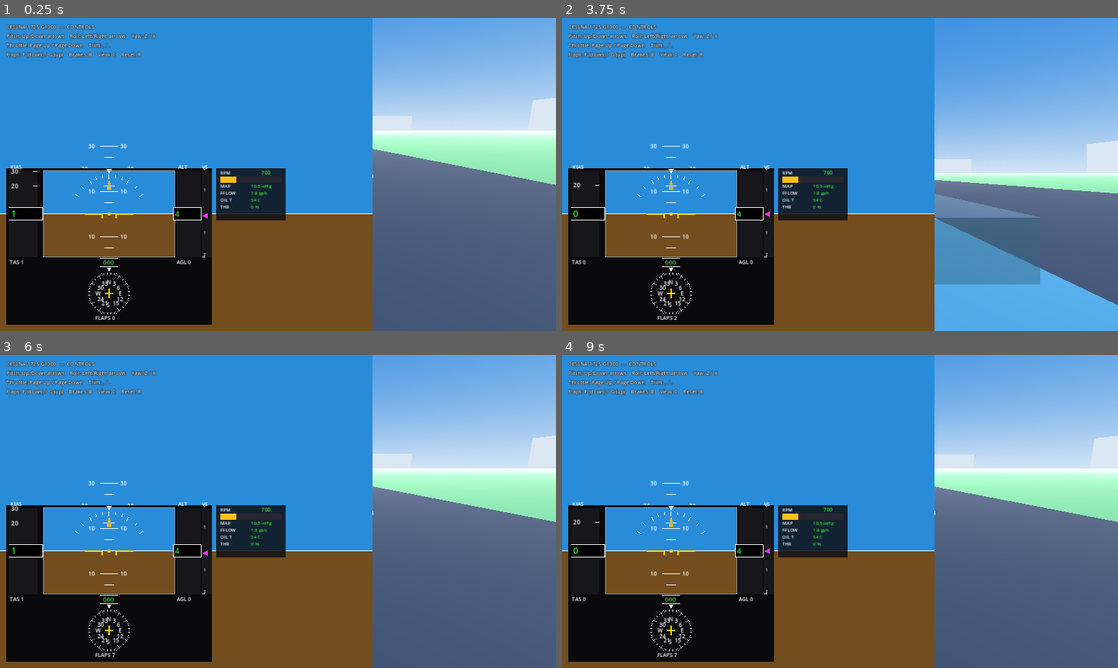
Above: before the commit, frames 1-4 (two rows, left to right).
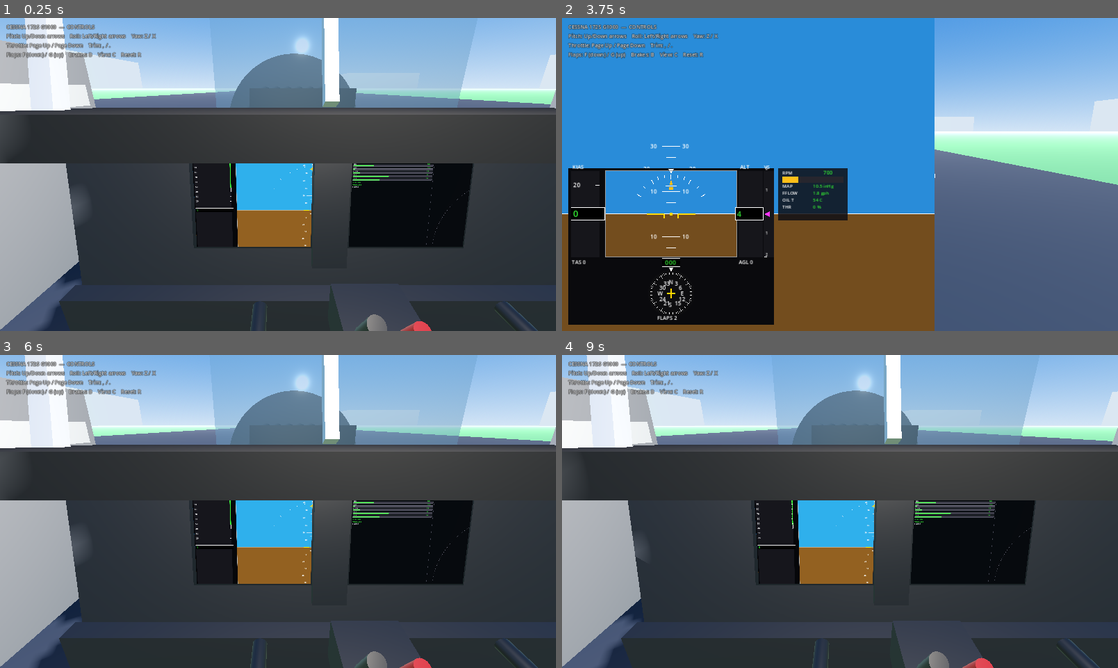
Above: after the commit, the same moments.

Repository: bigcubedata/test
Game: Godot game, scene res://src/Main.tscn
Same seed, same stepped clock (60 frames per second), same inputs: the game is played once before the commit and once after it.
Inputs:
- Up to frame 1 (0.25 s): no input
- Up to frame 2 (3.75 s): hold Up (roll_right) 0.53-1.28 s; tap C (toggle_view) every 0.75 s from 0.6 to 3.6 s; tap Enter at 1.25 s; hold F (flaps_down) 1.28-2.03 s; tap R (reset_aircraft) at 2, 2.75 s; hold Up (roll_right) 2.03-2.78 s; hold G (flaps_up) 2.78-3.53 s; hold Left (roll_left) from 3.53 s (still down)
- Up to frame 3 (6 s): tap R (reset_aircraft) at 4.25, 5.75 s; tap C (toggle_view) at 4.35, 5.1, 5.85 s; release Left (roll_left) at 5.03 s; hold F (flaps_down) 5.03-5.78 s; hold Up (roll_right) from 5.78 s (still down)
- Up to frame 4 (9 s): release Up (roll_right) at 6.53 s; hold G (flaps_up) 6.53-7.28 s; tap C (toggle_view) every 0.75 s from 6.6 to 8.85 s; tap R (reset_aircraft) at 7.25 s; hold Up (roll_right) 7.28-8.03 s; hold F (flaps_down) 8.03-8.78 s; hold Left (roll_left) from 8.78 s (still down)

The runs differ from the first frame. In frame 1, 98% of the frame differs, in the area x 0-100%, y 0-100%; in frame 2, 24%; in frame 3, 98%; in frame 4, 98%.

Commit message:
Add 3D glass cockpit with G1000 PFD/MFD on the panel
Replace the flat 2D instrument overlay with a real 3D cockpit interior
viewed from the pilot's seat:

- Cockpit.gd procedurally builds the instrument panel, glareshield,
  windshield posts/frame, side walls, dual control yokes (animated from
  the live aileron/elevator inputs), and a throttle/mixture quadrant.
- The G1000 PFD and a new MFD are rendered into SubViewports and mapped
  onto quads in the panel as self-lit 3D screens, so the glass cockpit is
  part of the 3D world rather than a screen-space overlay.
- MFD.gd adds an engine-indication column (RPM/MAP/fuel flow/oil/volts)
  and a heading-up moving map showing the aircraft over the runway with a
  range ring and north pointer (needs aircraft world position, now
  published to FlightData).
- Camera defaults to the cockpit eye point looking over the glareshield;
  OverlayManager hides the 2D overlay in cockpit view and restores it for
  external views.

Co-Authored-By: Claude Opus 4.8 <noreply@anthropic.com>
Claude-Session: https://claude.ai/code/session_01BSiwa8xwJ1aRwLCRnRu7pg

Diff:
--- a/src/Main.tscn
+++ b/src/Main.tscn
@@ -6,6 +6,7 @@
 [ext_resource type="Script" path="res://src/world/CameraController.gd" id="4_camera"]
 [ext_resource type="Script" path="res://src/ui/PFD.gd" id="5_pfd"]
 [ext_resource type="Script" path="res://src/ui/EngineStrip.gd" id="6_eis"]
+[ext_resource type="Script" path="res://src/ui/OverlayManager.gd" id="7_overlay"]
 
 [node name="Main" type="Node3D"]
 script = ExtResource("1_main")
@@ -24,6 +25,9 @@
 target_path = NodePath("../Aircraft")
 
 [node name="UI" type="CanvasLayer" parent="."]
+script = ExtResource("7_overlay")
+camera_path = NodePath("../Camera3D")
+hide_in_cockpit = [NodePath("PFD"), NodePath("EngineStrip")]
 
 [node name="PFD" type="Control" parent="UI"]
 anchor_top = 1.0
--- a/src/aircraft/Aircraft.gd
+++ b/src/aircraft/Aircraft.gd
@@ -332,6 +332,8 @@
 	FlightData.manifold_pressure_inhg = engine.manifold_pressure(alt_m)
 	FlightData.oil_temp_c = lerpf(40.0, 95.0, clampf(engine.rpm / C172Engine.MAX_RPM, 0.0, 1.0))
 	FlightData.on_ground = on_ground
+	FlightData.pos_x = state.transform.origin.x
+	FlightData.pos_z = state.transform.origin.z
 
 	# Stall warning fires a few knots above the actual stall (like the reed horn).
 	FlightData.stall_warning = absf(alpha) > (ALPHA_STALL - 0.05) and airspeed > 2.0
--- a/src/aircraft/Aircraft.tscn
+++ b/src/aircraft/Aircraft.tscn
@@ -1,6 +1,7 @@
-[gd_scene load_steps=14 format=3 uid="uid://c172s_aircraft"]
+[gd_scene load_steps=15 format=3 uid="uid://c172s_aircraft"]
 
 [ext_resource type="Script" path="res://src/aircraft/Aircraft.gd" id="1_aircraft"]
+[ext_resource type="Script" path="res://src/aircraft/Cockpit.gd" id="2_cockpit"]
 
 [sub_resource type="StandardMaterial3D" id="mat_white"]
 albedo_color = Color(0.92, 0.92, 0.94, 1)
@@ -94,3 +95,7 @@
 shape = SubResource("shape_body")
 
 [node name="CameraRig" type="Node3D" parent="."]
+
+[node name="Cockpit" type="Node3D" parent="."]
+transform = Transform3D(1, 0, 0, 0, 1, 0, 0, 0, 1, -0.22, 0.45, -1.0)
+script = ExtResource("2_cockpit")
--- /dev/null
+++ b/src/aircraft/Cockpit.gd
@@ -0,0 +1,221 @@
+extends Node3D
+## Procedural 3D cockpit interior for the C172S G1000.
+##
+## Builds the instrument panel, glareshield, windshield posts, control yoke and
+## throttle quadrant from primitives, and mounts the G1000 PFD and MFD as real
+## 3D screens: each instrument Control is rendered into a SubViewport whose
+## texture is mapped onto a quad in the panel (so the glass cockpit is part of
+## the 3D world, not a flat overlay). The node is a child of the Aircraft, so
+## the whole cockpit moves and banks rigidly with the airframe.
+##
+## Local frame: origin = pilot eye point, forward = -Z, up = +Y, right = +X.
+
+const PFD_SCRIPT := preload("res://src/ui/PFD.gd")
+const MFD_SCRIPT := preload("res://src/ui/MFD.gd")
+
+var _aircraft: Node
+var _yoke: Node3D
+var _yoke_l: Node3D
+
+
+func _ready() -> void:
+	_aircraft = get_parent()
+	_build_structure()
+	_build_panel()
+	_build_screens()
+	_build_yokes()
+	_build_pedestal()
+	_build_lighting()
+
+
+# --------------------------------------------------------------------------
+#  Helpers
+# --------------------------------------------------------------------------
+func _mat(color: Color, rough := 0.6, metal := 0.0) -> StandardMaterial3D:
+	var m := StandardMaterial3D.new()
+	m.albedo_color = color
+	m.roughness = rough
+	m.metallic = metal
+	return m
+
+func _box(sz: Vector3, pos: Vector3, mat: StandardMaterial3D, rot := Vector3.ZERO, parent: Node = null) -> MeshInstance3D:
+	var mi := MeshInstance3D.new()
+	var mesh := BoxMesh.new()
+	mesh.size = sz
+	mi.mesh = mesh
+	mi.material_override = mat
+	mi.position = pos
+	mi.rotation = rot
+	(parent if parent else self).add_child(mi)
+	return mi
+
+func _cyl(radius: float, height: float, pos: Vector3, mat: StandardMaterial3D, rot := Vector3.ZERO, parent: Node = null) -> MeshInstance3D:
+	var mi := MeshInstance3D.new()
+	var mesh := CylinderMesh.new()
+	mesh.top_radius = radius
+	mesh.bottom_radius = radius
+	mesh.height = height
+	mi.mesh = mesh
+	mi.material_override = mat
+	mi.position = pos
+	mi.rotation = rot
+	(parent if parent else self).add_child(mi)
+	return mi
+
+
+# --------------------------------------------------------------------------
+#  Cabin shell: posts, window frames, side walls
+# --------------------------------------------------------------------------
+func _build_structure() -> void:
+	var white := _mat(Color(0.82, 0.82, 0.84), 0.8)
+	var grey := _mat(Color(0.5, 0.5, 0.53), 0.85)
+
+	# Left / right windshield posts (A-pillars), leaning forward and outboard.
+	_box(Vector3(0.05, 0.8, 0.05), Vector3(-0.6, 0.22, -0.74), white, Vector3(-0.45, 0.0, 0.18))
+	_box(Vector3(0.05, 0.8, 0.05), Vector3(0.9, 0.22, -0.74), white, Vector3(-0.45, 0.0, -0.18))
+	# Top windshield frame.
+	_box(Vector3(1.6, 0.07, 0.07), Vector3(0.15, 0.55, -0.92), white, Vector3(-0.35, 0.0, 0.0))
+	# Centre post (between windshield halves).
+	_box(Vector3(0.04, 0.7, 0.04), Vector3(0.15, 0.28, -0.86), white, Vector3(-0.4, 0.0, 0.0))
+	# Side cabin walls / door frames.
+	_box(Vector3(0.06, 0.6, 1.5), Vector3(-0.64, -0.2, -0.1), grey)
+	_box(Vector3(0.06, 0.6, 1.5), Vector3(0.94, -0.2, -0.1), grey)
+	# Window sills.
+	_box(Vector3(0.06, 0.06, 1.3), Vector3(-0.62, -0.02, -0.15), white)
+	_box(Vector3(0.06, 0.06, 1.3), Vector3(0.92, -0.02, -0.15), white)
+	# Cabin roof.
+	_box(Vector3(1.6, 0.05, 0.7), Vector3(0.15, 0.62, -0.2), white)
+
+
+# --------------------------------------------------------------------------
+#  Instrument panel + glareshield
+# --------------------------------------------------------------------------
+func _build_panel() -> void:
+	var panel_mat := _mat(Color(0.10, 0.10, 0.11), 0.7)
+	var coam := _mat(Color(0.05, 0.05, 0.055), 0.9)
+	var tilt := Vector3(-0.18, 0.0, 0.0)  # top tilts away from pilot
+
+	# Main panel slab.
+	_box(Vector3(1.5, 0.5, 0.04), Vector3(0.15, -0.34, -0.66), panel_mat, tilt)
+	# Lower sub-panel (switches / kneeboard area).
+	_box(Vector3(1.5, 0.22, 0.06), Vector3(0.15, -0.66, -0.55), panel_mat)
+	# Glareshield (padded coaming) overhanging the top of the panel.
+	_box(Vector3(1.55, 0.08, 0.44), Vector3(0.15, -0.09, -0.62), coam, Vector3(-0.05, 0.0, 0.0))
+	# Glareshield front lip.
+	_box(Vector3(1.55, 0.05, 0.05), Vector3(0.15, -0.12, -0.84), coam)
+
+
+# --------------------------------------------------------------------------
+#  G1000 screens via SubViewports
+# --------------------------------------------------------------------------
+func _build_screens() -> void:
+	var tilt := Vector3(-0.18, 0.0, 0.0)
+	# PFD in front of the pilot, MFD to its right (centre stack).
+	_make_screen(PFD_SCRIPT, Vector3(-0.07, -0.31, -0.625), 0.33, 0.25, tilt)
+	_make_screen(MFD_SCRIPT, Vector3(0.37, -0.31, -0.625), 0.33, 0.25, tilt)
+	# Avionics / radio stack between and below the screens.
+	var stack := _mat(Color(0.07, 0.07, 0.08), 0.6)
+	_box(Vector3(0.10, 0.36, 0.03), Vector3(0.15, -0.32, -0.632), stack, tilt)
+	for i in range(5):
+		var btn := _mat(Color(0.2, 0.5, 0.2) if i % 2 == 0 else Color(0.3, 0.3, 0.32), 0.5)
+		_box(Vector3(0.07, 0.016, 0.01), Vector3(0.15, -0.22 - i * 0.04, -0.648), btn, tilt)
+
+
+func _make_screen(ui_script: Script, pos: Vector3, w: float, h: float, rot: Vector3) -> void:
+	# Bezel sits BEHIND the glass quad (toward the panel) so it frames, not
+	# occludes, the display.
+	var bezel := _mat(Color(0.02, 0.02, 0.02), 0.5)
+	_box(Vector3(w + 0.03, h + 0.03, 0.02), pos + Vector3(0, 0, -0.025), bezel, rot)
+
+	# SubViewport rendering the instrument Control.
+	var sv := SubViewport.new()
+	sv.size = Vector2i(1024, 768)
+	sv.disable_3d = true
+	sv.transparent_bg = false
+	sv.render_target_update_mode = SubViewport.UPDATE_ALWAYS
+	sv.canvas_item_default_texture_filter = Viewport.DEFAULT_CANVAS_ITEM_TEXTURE_FILTER_LINEAR
+	add_child(sv)
+	var ui := Control.new()
+	ui.set_script(ui_script)
+	ui.size = Vector2(1024, 768)
+	ui.set_anchors_preset(Control.PRESET_FULL_RECT)
+	sv.add_child(ui)
+
+	# Quad textured by the viewport, self-lit like a real display.
+	var mi := MeshInstance3D.new()
+	var quad := QuadMesh.new()
+	quad.size = Vector2(w, h)
+	mi.mesh = quad
+	var m := StandardMaterial3D.new()
+	m.shading_mode = BaseMaterial3D.SHADING_MODE_UNSHADED
+	m.albedo_texture = sv.get_texture()
+	m.texture_filter = BaseMaterial3D.TEXTURE_FILTER_LINEAR
+	mi.material_override = m
+	mi.position = pos
+	mi.rotation = rot
+	add_child(mi)
+
+
+# --------------------------------------------------------------------------
+#  Control yokes
+# --------------------------------------------------------------------------
+func _build_yokes() -> void:
+	_yoke = _make_yoke(Vector3(-0.04, -0.46, -0.40))
+	_yoke_l = _make_yoke(Vector3(0.5, -0.46, -0.40))
+
+
+func _make_yoke(base: Vector3) -> Node3D:
+	var pivot := Node3D.new()
+	pivot.position = base
+	add_child(pivot)
+	var dark := _mat(Color(0.05, 0.05, 0.06), 0.45)
+	# Column shaft toward the pilot (along +Z).
+	_cyl(0.016, 0.30, Vector3(0, 0, 0.13), dark, Vector3(PI * 0.5, 0, 0), pivot)
+	# Handwheel cross-bar + grips (ram's-horn look).
+	var wheel := Node3D.new()
+	wheel.position = Vector3(0, 0, 0.28)
+	pivot.add_child(wheel)
+	_box(Vector3(0.26, 0.025, 0.03), Vector3.ZERO, dark, Vector3.ZERO, wheel)
+	_box(Vector3(0.03, 0.10, 0.03), Vector3(-0.12, 0.045, 0), dark, Vector3(0, 0, 0.5), wheel)
+	_box(Vector3(0.03, 0.10, 0.03), Vector3(0.12, 0.045, 0), dark, Vector3(0, 0, -0.5), wheel)
+	pivot.set_meta("wheel", wheel)
+	return pivot
+
+
+# --------------------------------------------------------------------------
+#  Throttle / mixture quadrant
+# --------------------------------------------------------------------------
+func _build_pedestal() -> void:
+	var dark := _mat(Color(0.09, 0.09, 0.10), 0.6)
+	_box(Vector3(0.18, 0.12, 0.20), Vector3(0.23, -0.55, -0.42), dark)
+	# Throttle (black) and mixture (red) knobs.
+	var black := _mat(Color(0.02, 0.02, 0.02), 0.4)
+	var red := _mat(Color(0.6, 0.05, 0.05), 0.4)
+	_cyl(0.018, 0.12, Vector3(0.18, -0.46, -0.36), black, Vector3(0.5, 0, 0))
+	_cyl(0.016, 0.10, Vector3(0.27, -0.47, -0.36), red, Vector3(0.5, 0, 0))
+
+
+func _build_lighting() -> void:
+	# Soft cabin fill light so the interior reads even with the sun outside.
+	var omni := OmniLight3D.new()
+	omni.position = Vector3(0.15, 0.25, -0.2)
+	omni.light_energy = 1.2
+	omni.omni_range = 3.0
+	omni.light_color = Color(1.0, 0.96, 0.9)
+	add_child(omni)
+
+
+func _process(_delta: float) -> void:
+	# Animate the yokes from the live control inputs.
+	if _aircraft == null:
+		return
+	var ail: float = _aircraft.aileron
+	var elev: float = _aircraft.elevator
+	for y in [_yoke, _yoke_l]:
+		if y == null:
+			continue
+		var wheel: Node3D = y.get_meta("wheel")
+		if wheel:
+			wheel.rotation.z = -ail * 2.2          # turn the wheel with roll
+		y.rotation.x = elev * 0.25                 # push/pull with pitch
+		y.position.z = -0.40 - elev * 0.04
--- a/src/systems/FlightData.gd
+++ b/src/systems/FlightData.gd
@@ -41,6 +41,12 @@
 var on_ground: bool = true
 var stall_warning: bool = false
 
+# --- World position (for the MFD moving map) ------------------------------
+var pos_x: float = 0.0   # world X (east)  [m]
+var pos_z: float = 0.0   # world Z (north = -Z) [m]
+var fuel_pct: float = 0.85
+var volts: float = 24.0
+
 # --- V-speeds for the C172S (KIAS), used by the airspeed tape colour arcs -
 const VS0: float = 40.0    # stall, full flaps (bottom of white arc)
 const VS1: float = 48.0    # stall, clean (bottom of green arc)
--- /dev/null
+++ b/src/ui/MFD.gd
@@ -0,0 +1,145 @@
+extends Control
+## Garmin G1000-style Multi-Function Display.
+##
+## Left third: engine indication system (EIS) vertical gauges.
+## Right two-thirds: a heading-up moving map showing the aircraft over the
+## runway, with range ring and a north pointer. Drawn procedurally from
+## FlightData so it can be rendered into a SubViewport and mapped onto the
+## 3D cockpit panel.
+
+const C_BG := Color(0.04, 0.05, 0.06)
+const C_TEXT := Color(0.92, 0.92, 0.95)
+const C_GREEN := Color(0.2, 0.9, 0.2)
+const C_AMBER := Color(1.0, 0.75, 0.1)
+const C_RED := Color(0.95, 0.15, 0.15)
+const C_CYAN := Color(0.3, 0.85, 1.0)
+const C_MAG := Color(1.0, 0.3, 1.0)
+const C_RUNWAY := Color(0.55, 0.55, 0.6)
+
+# Runway geometry from World.tscn (centred at x=0, along Z).
+const RWY_X := 0.0
+const RWY_Z1 := -950.0
+const RWY_Z2 := 550.0
+const RWY_W := 45.0
+
+const MAP_RANGE_M := 2200.0  # metres from centre to map edge
+
+var _font: Font
+
+
+func _ready() -> void:
+	_font = ThemeDB.fallback_font
+
+
+func _process(_delta: float) -> void:
+	queue_redraw()
+
+
+func _draw() -> void:
+	var s := size
+	draw_rect(Rect2(Vector2.ZERO, s), C_BG)
+	var split := s.x * 0.34
+	_draw_engine(Rect2(0, 0, split, s.y))
+	_draw_map(Rect2(split, 0, s.x - split, s.y))
+	draw_line(Vector2(split, 0), Vector2(split, s.y), Color(0.3, 0.3, 0.35), 1.0)
+
+
+# --------------------------------------------------------------------------
+#  Engine indication (left column)
+# --------------------------------------------------------------------------
+func _draw_engine(r: Rect2) -> void:
+	var x0 := r.position.x + 8
+	var w := r.size.x - 16
+	var y := r.position.y + 22
+	_t(Vector2(x0, y - 6), "ENGINE", 15, C_TEXT)
+	y += 10
+
+	# RPM (big horizontal bar with redline).
+	y = _bar(x0, y, w, "RPM", FlightData.engine_rpm, 0, 2700, 2700, "%d")
+	y = _bar(x0, y, w, "MAP \"", FlightData.manifold_pressure_inhg, 10, 30, 99, "%.1f")
+	y = _bar(x0, y, w, "FFLOW", FlightData.fuel_flow_gph, 0, 20, 99, "%.1f")
+	y = _bar(x0, y, w, "OIL T", FlightData.oil_temp_c, 0, 120, 116, "%d")
+	y = _bar(x0, y, w, "OIL P", lerpf(25, 60, clampf(FlightData.engine_rpm / 2700.0, 0, 1)), 0, 100, 100, "%d")
+	y += 8
+
+	# Fuel + volts.
+	_t(Vector2(x0, y), "FUEL  %d%%" % roundi(FlightData.fuel_pct * 100.0), 14, C_GREEN)
+	y += 20
+	_t(Vector2(x0, y), "VOLTS %.1f" % FlightData.volts, 14, C_GREEN)
+	y += 20
+	_t(Vector2(x0, y), "FLAPS %d" % int(FlightData.flaps_deg), 14, C_TEXT)
+
+
+func _bar(x: float, y: float, w: float, label: String, val: float,
+		lo: float, hi: float, redline: float, fmt: String) -> float:
+	_t(Vector2(x, y), label, 12, C_TEXT)
+	var bar := Rect2(x, y + 4, w, 12)
+	draw_rect(bar, Color(0.12, 0.12, 0.15))
+	var frac := clampf((val - lo) / (hi - lo), 0.0, 1.0)
+	var col := C_GREEN
+	if val > redline:
+		col = C_RED
+	draw_rect(Rect2(bar.position, Vector2(bar.size.x * frac, bar.size.y)), col)
+	draw_rect(bar, Color(0.4, 0.4, 0.45), false, 1.0)
+	_t(Vector2(x + w - 52, y), fmt % val, 13, C_GREEN)
+	return y + 30
+
+
+# --------------------------------------------------------------------------
+#  Moving map (right)
+# --------------------------------------------------------------------------
+func _draw_map(r: Rect2) -> void:
+	var center := r.position + r.size * 0.5
+	var radius := minf(r.size.x, r.size.y) * 0.46
+	var scale := radius / MAP_RANGE_M
+	var hdg := deg_to_rad(FlightData.heading_deg)
+	var sinh := sin(hdg)
+	var cosh := cos(hdg)
+	var ac := Vector2(FlightData.pos_x, FlightData.pos_z)
+
+	# Convert a world point (x = east, z; north = -z) to heading-up screen pos.
+	var to_screen := func(wx: float, wz: float) -> Vector2:
+		var east := wx - ac.x
+		var north := -(wz - ac.y)
+		var fwd := east * sinh + north * cosh
+		var right := east * cosh - north * sinh
+		return center + Vector2(right, -fwd) * scale
+
+	# Runway as a filled strip.
+	var a: Vector2 = to_screen.call(RWY_X - RWY_W * 0.5, RWY_Z1)
+	var b: Vector2 = to_screen.call(RWY_X + RWY_W * 0.5, RWY_Z1)
+	var c: Vector2 = to_screen.call(RWY_X + RWY_W * 0.5, RWY_Z2)
+	var d: Vector2 = to_screen.call(RWY_X - RWY_W * 0.5, RWY_Z2)
+	draw_colored_polygon(PackedVector2Array([a, b, c, d]), C_RUNWAY)
+	var cl1: Vector2 = to_screen.call(RWY_X, RWY_Z1)
+	var cl2: Vector2 = to_screen.call(RWY_X, RWY_Z2)
+	draw_line(cl1, cl2, Color(0.9, 0.9, 0.2), 1.0)
+
+	# Range ring + label.
+	draw_arc(center, radius, 0, TAU, 64, Color(0.4, 0.4, 0.45), 1.0)
+	draw_arc(center, radius * 0.5, 0, TAU, 64, Color(0.25, 0.25, 0.3), 1.0)
+	_t(Vector2(center.x + 4, center.y - radius + 14), "%.1f nm" % (MAP_RANGE_M / 1852.0), 12, C_TEXT)
+
+	# North pointer (rotates opposite heading).
+	var npos := center + Vector2(-sinh, -cosh) * (radius - 6)
+	_t(npos - Vector2(5, -5), "N", 14, C_CYAN)
+
+	# Track line ahead.
+	draw_line(center, center - Vector2(0, radius * 0.6), C_MAG, 2.0)
+
+	# Aircraft symbol (always centre, pointing up).
+	var sym := PackedVector2Array([
+		center + Vector2(0, -10), center + Vector2(-7, 8), center + Vector2(0, 4), center + Vector2(7, 8)])
+	draw_colored_polygon(sym, Color.WHITE)
+
+	# Data readouts.
+	_t(Vector2(r.position.x + 8, r.position.y + r.size.y - 26),
+		"GS %d kt" % roundi(FlightData.ground_speed_kt), 14, C_GREEN)
+	_t(Vector2(r.position.x + 8, r.position.y + r.size.y - 10),
+		"TRK %03d" % roundi(FlightData.heading_deg), 14, C_GREEN)
+	_t(Vector2(r.position.x + r.size.x - 90, r.position.y + r.size.y - 10),
+		"ALT %d" % roundi(FlightData.altitude_ft), 14, C_GREEN)
+
+
+func _t(pos: Vector2, text: String, fs: int, col: Color) -> void:
+	draw_string(_font, pos, text, HORIZONTAL_ALIGNMENT_LEFT, -1, fs, col)
--- /dev/null
+++ b/src/ui/OverlayManager.gd
@@ -0,0 +1,24 @@
+extends CanvasLayer
+## Shows the flat 2D instrument overlay only for external camera views. In the
+## cockpit view the instruments are already on the 3D panel, so the overlay is
+## hidden for an unobstructed out-the-window picture.
+
+@export var camera_path: NodePath
+@export var hide_in_cockpit: Array[NodePath] = []
+
+var _cam: Node
+
+
+func _ready() -> void:
+	_cam = get_node_or_null(camera_path)
+
+
+func _process(_delta: float) -> void:
+	if _cam == null:
+		return
+	# View.COCKPIT == 0 in CameraController's enum.
+	var in_cockpit: bool = int(_cam.view) == 0
+	for p in hide_in_cockpit:
+		var n := get_node_or_null(p)
+		if n:
+			n.visible = not in_cockpit
--- a/src/world/CameraController.gd
+++ b/src/world/CameraController.gd
@@ -10,11 +10,11 @@
 @export var target_path: NodePath
 var target: Node3D
 
-enum View { CHASE, COCKPIT, WING, TOWER }
-var view: int = View.CHASE
+enum View { COCKPIT, CHASE, WING, TOWER }
+var view: int = View.COCKPIT
 
-const CHASE_OFFSET := Vector3(0.0, 3.5, 13.0)   # behind & above (in body space)
-const COCKPIT_OFFSET := Vector3(0.0, 0.9, -1.4) # pilot eye point
+const CHASE_OFFSET := Vector3(0.0, 3.5, 13.0)    # behind & above (in body space)
+const COCKPIT_OFFSET := Vector3(-0.22, 0.45, -1.0) # pilot eye point (matches Cockpit node)
 const WING_OFFSET := Vector3(-8.0, 1.5, 0.0)
 var _tower_pos := Vector3(40.0, 12.0, 60.0)
 var _chase_pos: Vector3
@@ -45,10 +45,12 @@
 			global_position = _chase_pos
 			look_at(tx.origin + tx.basis * Vector3(0, 0.5, -4.0), tx.basis.y)
 		View.COCKPIT:
-			global_transform = tx
+			# Sit at the pilot eye point and look forward over the glareshield,
+			# with a slight downward angle so the panel is in view.
 			global_position = tx * COCKPIT_OFFSET
-			# Look forward along the nose with a slight down angle.
-			look_at(tx * Vector3(0, 0.7, -30.0), tx.basis.y)
+			# Look ~17 deg down so the panel fills the lower third and the
+			# horizon sits in the upper third.
+			look_at(tx * Vector3(-0.22, -2.0, -8.0), tx.basis.y)
 		View.WING:
 			global_position = tx * WING_OFFSET
 			look_at(tx.origin, Vector3.UP)
